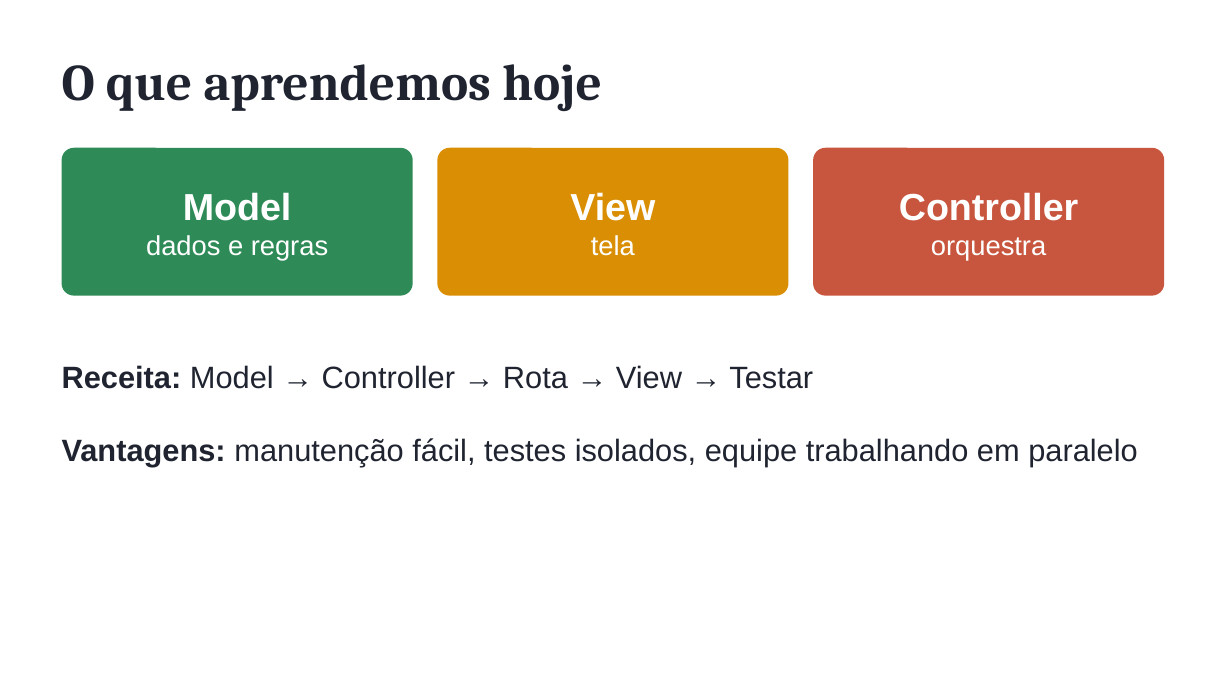
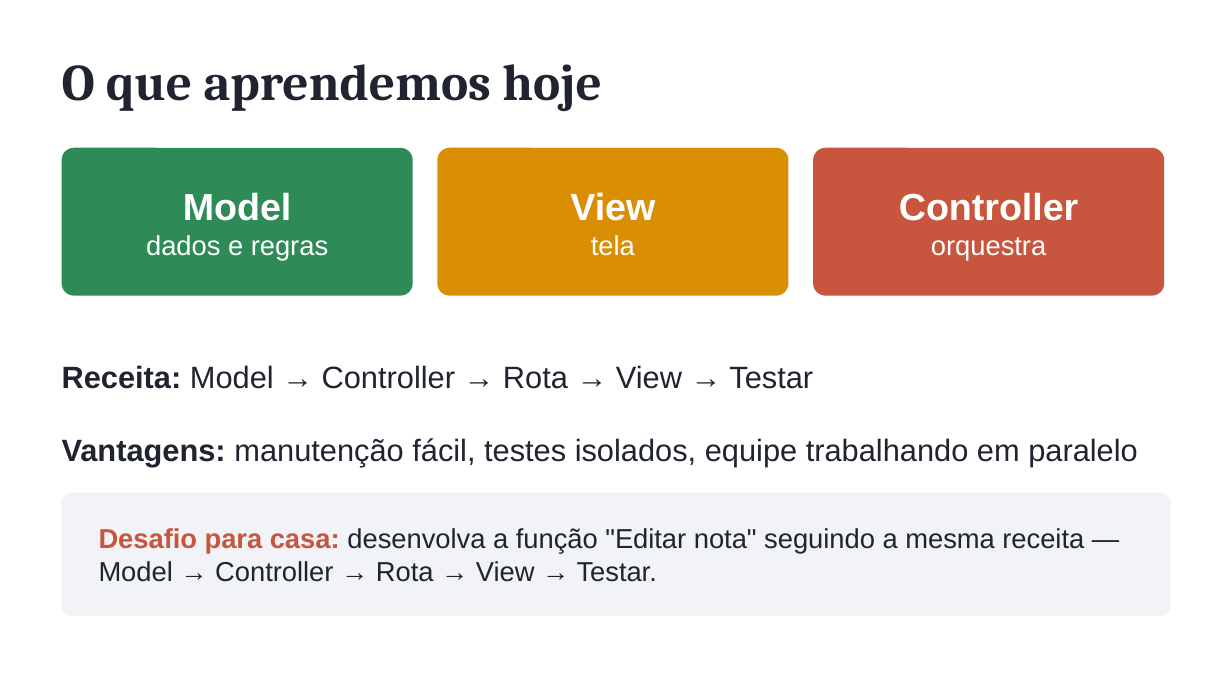
Before and after one commit to johnnysoutodev/mvc-app-anotacoes, a slide deck: slide 18 of docs/aula-mvc.pptx. Drawn at 1232x693 pixels with LibreOffice and Linux fonts; fonts in the diff are those of the drawing. Boxes give left, top, right and bottom in pixels: in the first picture for what was removed or moved away, otherwise in the second. Text is boxed around its words. In the diff, an @@ line names an element or a change of style, - is before the commit and + after.

```diff
--- a/docs/aula-mvc.pptx
+++ b/docs/aula-mvc.pptx
@@ rounded rectangle added at <box>62,493,1170,616</box>, fill #F1F3F6 @@
@@ text added at <box>99,528,1084,582</box>, 16 pt, text #1F2430 @@
+Desafio para casa: desenvolva a função "Editar nota" seguindo a mesma receita — Model → Controller → Rota → View → Testar.
```
Also in this commit, not shown: 4 other files.
